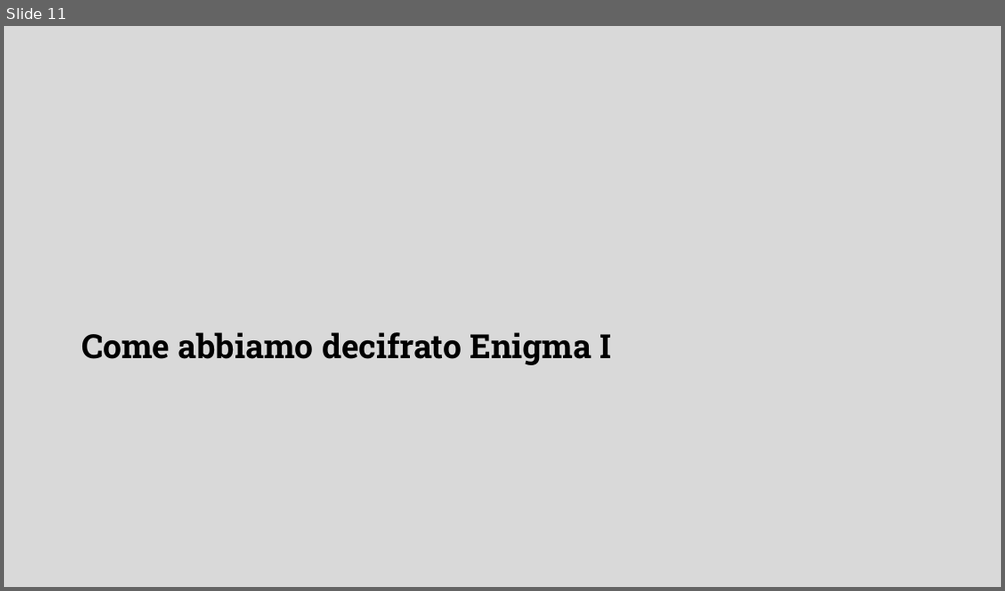
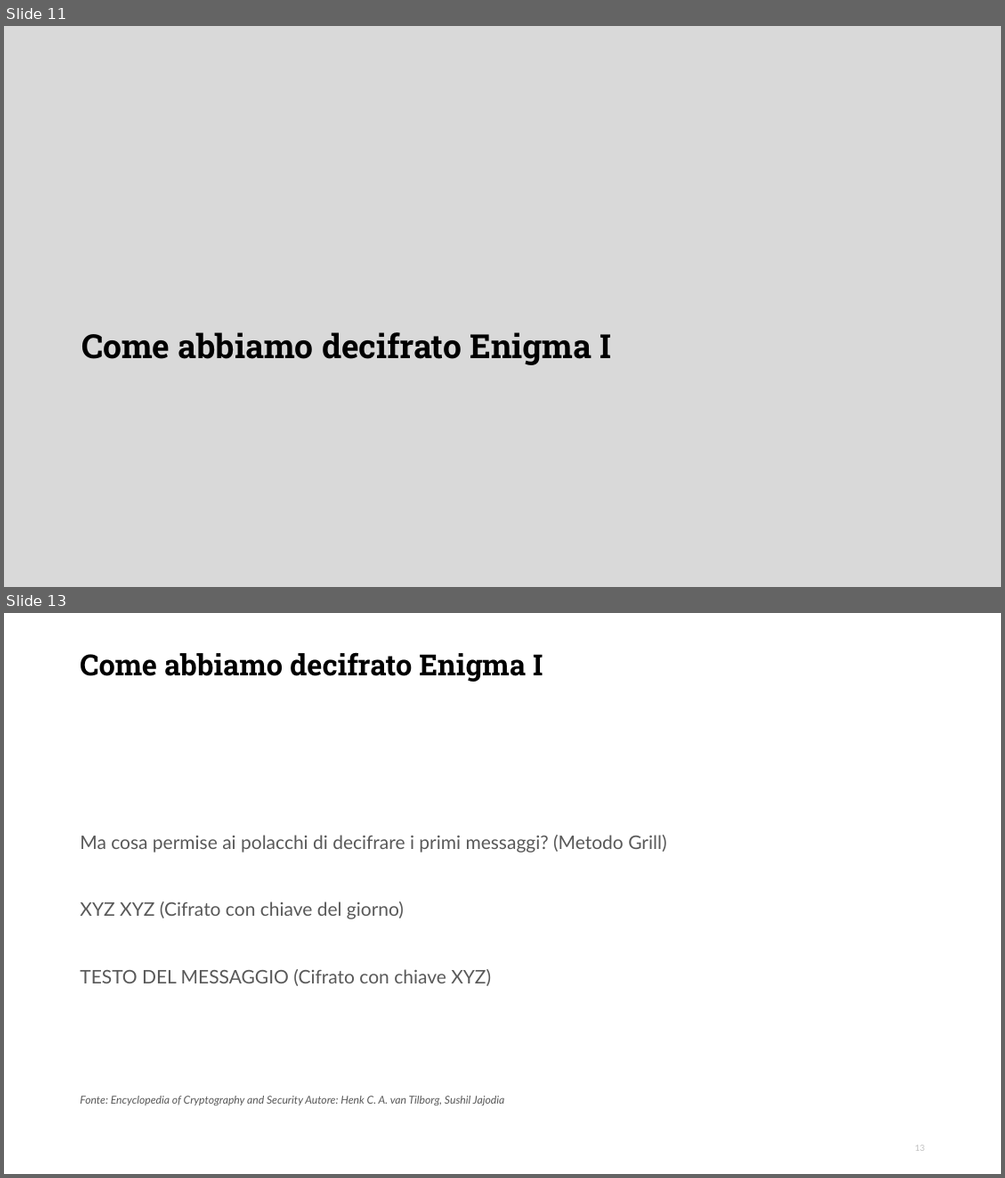
Before and after one commit to DanieleFerretti03/tesi-enigma, a slide deck: presentazione.odp. Shown one above the other, each under a label of ours: slide 11 before the commit, slides 11 and 13 after it; the slides between them are not shown. The pictures are 1005x591 and 1005x1178 pixels, drawn with LibreOffice and Linux fonts; fonts in the diff are those of the drawing; background and template pictures are left out. Boxes give left, top, right and bottom in pixels: in the first picture for what was removed or moved away, otherwise in the second. Text is boxed around its words. In the diff, an @@ line names an element or a change of style, - is before the commit and + after.

Commit message:
Completato capitolo Come abbiamo decifrato Enigma I

```diff
--- a/presentazione.odp
+++ b/presentazione.odp
@@ slide 13 added at bbox=[4, 613, 1001, 1174], background #FFFFFF @@
@@ title added at bbox=[80, 652, 542, 682], 28 pt, text #000000, bold @@
+Come abbiamo decifrato Enigma I
@@ text added at bbox=[80, 835, 666, 986], 18 pt, text #595959 @@
+Ma cosa permise ai polacchi di decifrare i primi messaggi? (Metodo Grill)
+XYZ XYZ (Cifrato con chiave del giorno)
+TESTO DEL MESSAGGIO (Cifrato con chiave XYZ)
@@ text added at bbox=[80, 1095, 504, 1105], 10.5 pt, text #595959, italic @@
+Fonte: Encyclopedia of Cryptography and Security Autore: Henk C. A. van Tilborg, Sushil Jajodia
@@ page number added at bbox=[914, 1144, 924, 1151], 8.2 pt, text #BFBFBF @@
+13
```
Also in this commit, not shown: 1 slide changed, 9 other slides added, 1 slide removed, 1 other file.
